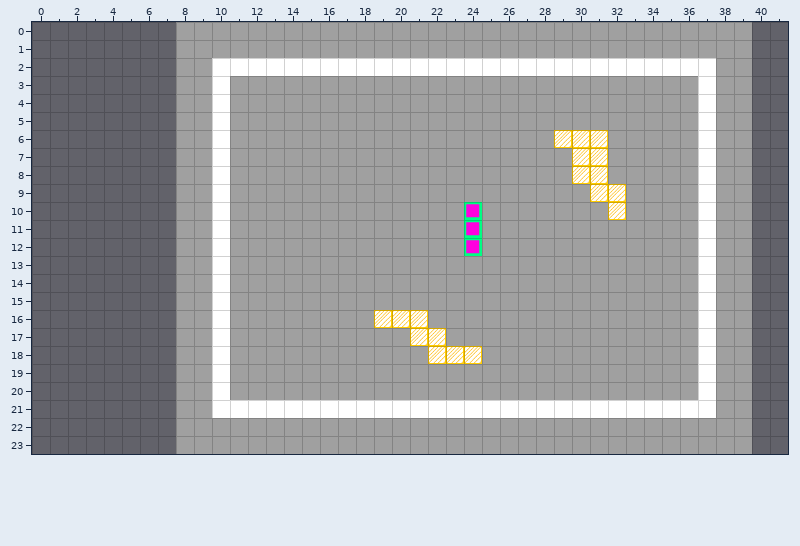
An edit to a level. Tiled map, tiled/gym.tmx. The picture above was drawn from the file before the commit.
Cells are 64x64 px. Shown: x 0..41, y 0..23. The old version is drawn lined up with the new one.
The result:
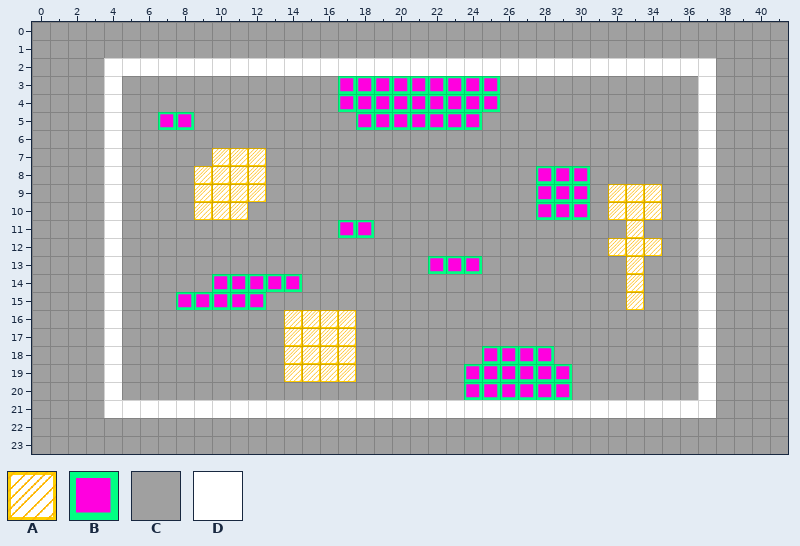
Key: from "proto": A 0, B 2, C 3, D 4.
_ is an empty cell.
Objects are placed by their top-left corner, in cells (3,4 is the top-left corner of cell 3,4); size is 1x1 cell unless given.
Diff:
map size 32x24 -> 42x24 cells (old content now starts at 8,0; both pictures use the new coordinates)
Layer "fond":
y 0..1: x 0..7 ________ -> CCCCCCCC; x 40..41 __ -> CC
y 2: x 0..3 ____ -> CCCC; x 40..41 __ -> CC
y 3..4: x 0..3 ____ -> CCCC; x 5..7 ___ -> CCC; x 40..41 __ -> CC
y 5: x 0..3 ____ -> CCCC; x 5..6 __ -> CC; x 40..41 __ -> CC
y 6..20: x 0..3 ____ -> CCCC; x 5..7 ___ -> CCC; x 40..41 __ -> CC
y 21: x 0..3 ____ -> CCCC; x 40..41 __ -> CC
y 22..23: x 0..7 ________ -> CCCCCCCC; x 40..41 __ -> CC
Layer "ligne blanche":
y 2: x 4..9 ______ -> DDDDDD
y 3..4: x 4 _ -> D; x 10 D -> _; x 17..25 _________ -> BBBBBBBBB
y 5: x 4 _ -> D; x 7..8 __ -> BB; x 10 D -> _; x 18..24 _______ -> BBBBBBB
y 6..7: x 4 _ -> D; x 10 D -> _
y 8..10: x 4 _ -> D; x 10 D -> _; x 28..30 ___ -> BBB
y 11: x 4 _ -> D; x 10 D -> _; x 17..18 __ -> BB
y 12: x 4 _ -> D; x 10 D -> _
y 13: x 4 _ -> D; x 10 D -> _; x 22..24 ___ -> BBB
y 14: x 4 _ -> D; x 10..14 D____ -> BBBBB
y 15: x 4 _ -> D; x 8..12 __D__ -> BBBBB
y 16..17: x 4 _ -> D; x 10 D -> _
y 18: x 4 _ -> D; x 10 D -> _; x 25..28 ____ -> BBBB
y 19..20: x 4 _ -> D; x 10 D -> _; x 24..29 ______ -> BBBBBB
y 21: x 4..9 ______ -> DDDDDD
Layer "safe/safe0":
y 6: x 29..31 AAA -> ___
y 7: x 10..12 ___ -> AAA; x 30..31 AA -> __
y 8: x 9..12 ____ -> AAAA; x 30..31 AA -> __
y 9: x 9..12 ____ -> AAAA; x 31 A -> _; x 33..34 __ -> AA
y 10: x 9..11 ___ -> AAA; x 33..34 __ -> AA
y 11: x 33 _ -> A
y 12: x 32..34 ___ -> AAA
y 13..15: x 33 _ -> A
y 16..19: x 14..17 ____ -> AAAA
Layer "safe/safe1" (removed):
y 16: x 19..21 AAA -> ___
y 17: x 21..22 AA -> __
y 18: x 22..24 AAA -> ___
Layer "obstacles" (removed):
removed: B at 24,10
removed: B at 24,11
removed: B at 24,12
